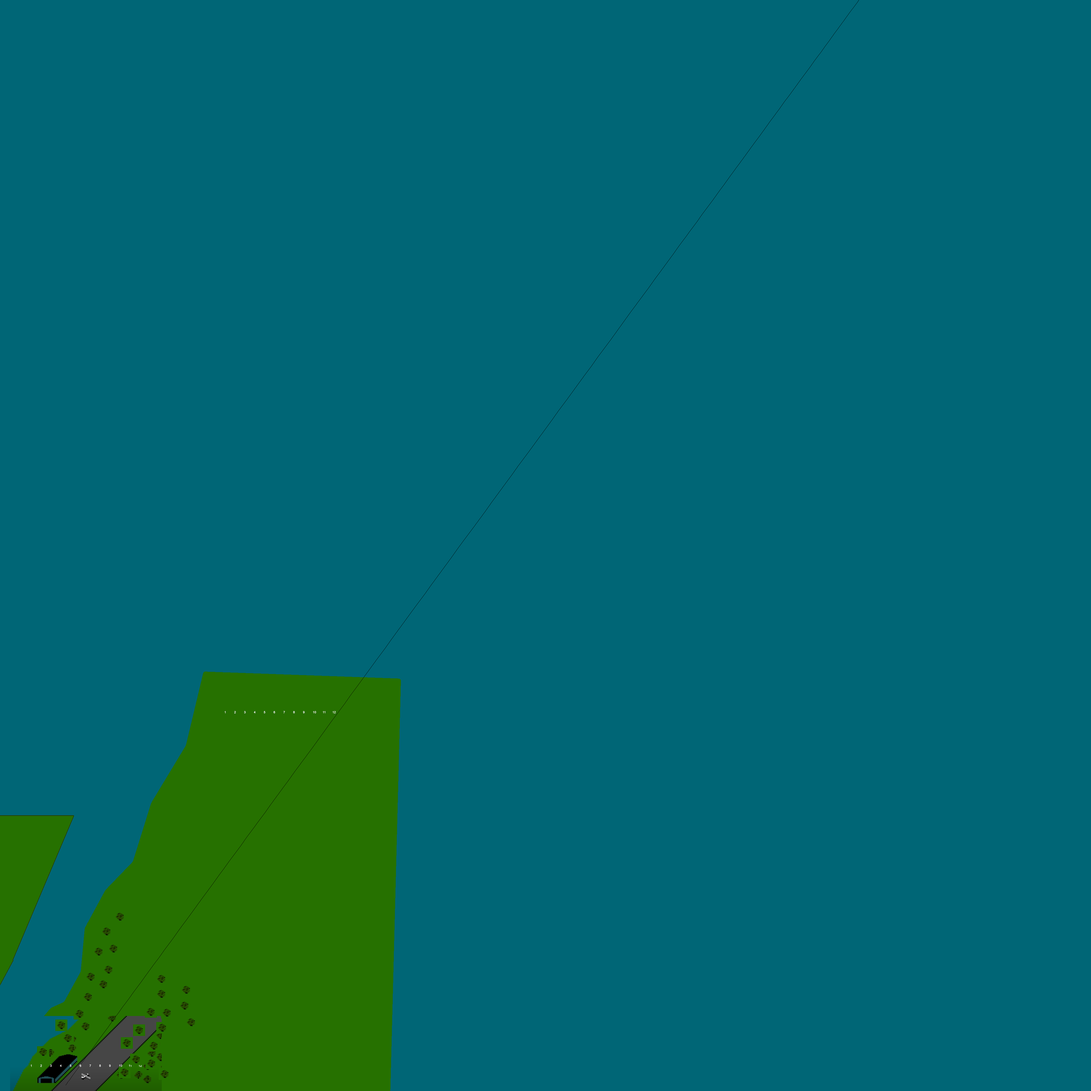
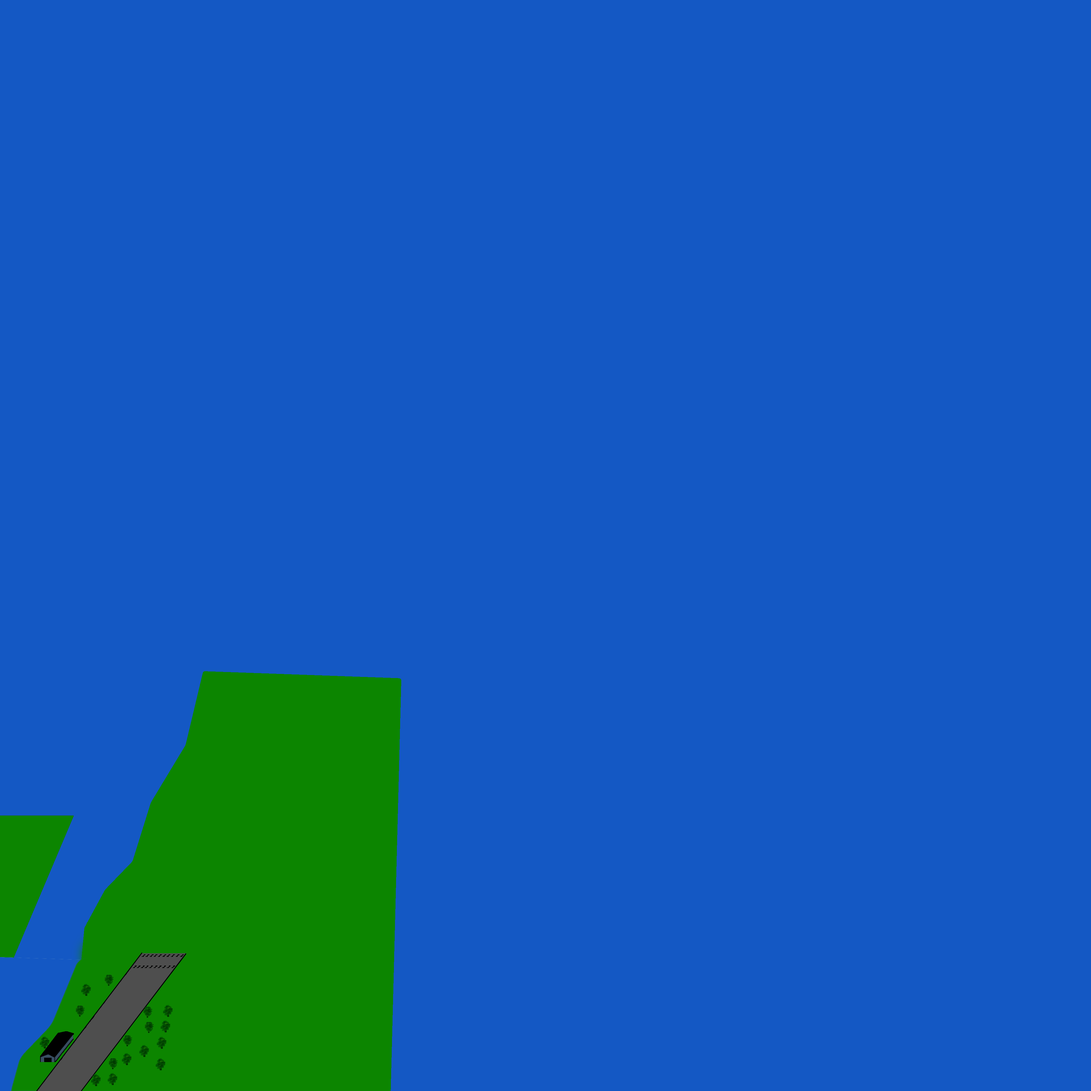
Layer changes from the first (1091, 1091) image to the second:
removed group "trees" (27 layers) over (37, 911, 198, 1081)
hid "Warstwa 3", painted on it over (10, 0, 860, 1091)
renamed "Warstwa 2 kopia 18" to "Warstwa 5 kopia 6", moved it out of group "trees", painted on it over (97, 975, 114, 991)
renamed "Warstwa 2 kopia 7" to "Warstwa 5 kopia 2", moved it out of group "trees", painted on it over (120, 1035, 133, 1050)
removed layer "Warstwa 2 kopia 6" from group "trees" over (130, 1054, 143, 1066)
renamed "Warstwa 2 kopia 11" to "Warstwa 5 kopia 5", moved it out of group "trees", painted on it over (143, 1006, 157, 1019)
renamed "Warstwa 2" to "Warstwa 5", moved it out of group "trees", painted on it over (73, 1006, 86, 1021)
removed layer "1 2 3 4 5 6 7 8 9 10 11 12 kopia" over (224, 711, 336, 714)
removed layer "1 2 3 4 5 6 7 8 9 10 11 12" over (30, 1065, 142, 1068)
renamed "Warstwa 2 kopia 10" to "Warstwa 6 kopia 7", moved it out of group "trees", painted on it over (156, 1020, 171, 1034)
removed layer "Warstwa 2 kopia 9" from group "trees" over (133, 1024, 146, 1037)
renamed "Warstwa 2 kopia 13" to "Warstwa 6 kopia 6", moved it out of group "trees", painted on it over (160, 1005, 174, 1019)
removed layer "Warstwa 2 kopia 14" from group "trees" over (155, 973, 168, 986)
renamed "Warstwa 2 kopia 3" to "Warstwa 7", moved it out of group "trees", painted on it over (37, 1031, 74, 1063)
removed layer "Warstwa 2 kopia 2" from group "trees" over (61, 1032, 74, 1045)
renamed "Warstwa 2 kopia 15" to "Warstwa 6 kopia 9", moved it out of group "trees", painted on it over (81, 984, 95, 1004)
removed layer "Warstwa 2 kopia 12" from group "trees" over (155, 988, 168, 1001)
removed layer "Warstwa 2 kopia 19" from group "trees" over (158, 1068, 171, 1081)
renamed "Warstwa 2 kopia 20" to "Kształt 5", moved it out of group "trees", painted on it over (36, 946, 187, 1091)
painted on "Warstwa 0" over (0, 0, 1091, 1091)
…and 21 more changes (9 added, 12 removed)
